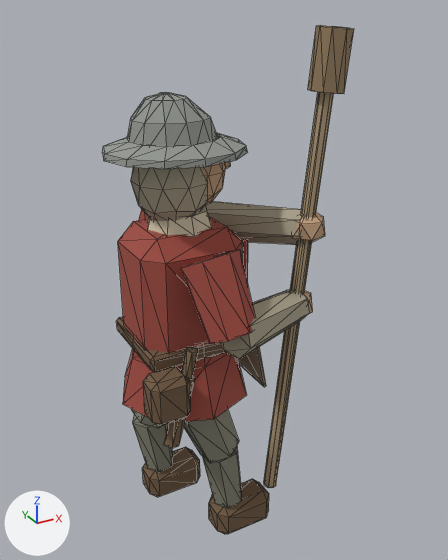
The glTF model assets/3d/models/units/artillery_gunner.glb as it was, and as the next commit left it.
Camera for both pictures: a camera (50 mm lens) standing at (-0.89, -1.96, 2.06) and looking at (0.17, -0.02, 1.09). Every picture has the same lights, and +X, +Y and +Z are marked at lower left. The older version comes first. Mesh edges are drawn as thin lines. Vertices at exactly the same position are counted once.

The first picture shows 'artillery_gunner_hose', 'artillery_gunner_leather', 'artillery_gunner_linen', 'artillery_gunner_oak', 'artillery_gunner_oak_light', 'artillery_gunner_padded_linen', 'artillery_gunner_skin', 'artillery_gunner_steel', 'artillery_gunner_team_cloth' and 1 more.
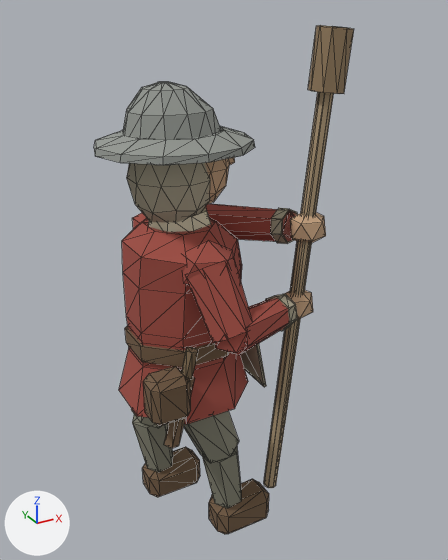
Where the change shows, as pixel boxes [x1, y1, x2, y2] in the pictures (448 x 560 px; the box of a moved part takes in the faces that stretch with it):
'artillery_gunner_team_cloth', reshaped (29% wider)
    before: [118, 209, 255, 421]
    after: [119, 204, 296, 424]
'artillery_gunner_padded_linen', reshaped
    before: [131, 167, 310, 387]
    after: [127, 163, 298, 387]
'artillery_gunner_steel', reshaped (11% wider, 9% taller)
    before: [102, 93, 247, 169]
    after: [94, 82, 255, 165]
'artillery_gunner_leather', reshaped
    before: [117, 317, 269, 534]
    after: [125, 326, 269, 534]
part 1 of me_cube_002, added (brown)
    after: [125, 326, 229, 367]
part 2 of me_cube_002, deleted (brown)
    before: [117, 317, 225, 372]
part 3 of me_cone_007, moved or reshaped
    before: [131, 167, 208, 221]
    after: [127, 163, 211, 223]
part 4 of me_cone_007, moved or reshaped
    before: [220, 290, 310, 358]
    after: [266, 294, 298, 331]
part 5 of me_cone_007, moved or reshaped
    before: [205, 201, 304, 245]
    after: [271, 208, 297, 244]
part 6 of me_gunner_kettle_crown, moved or reshaped
    before: [128, 93, 218, 146]
    after: [123, 82, 221, 139]
part 7 of me_gunner_kettle_crown, moved or reshaped
    before: [102, 133, 247, 169]
    after: [94, 126, 255, 165]
part 8 of me_cube_001, added (red)
    after: [183, 240, 233, 285]
part 9 of me_cube_001, added (red)
    after: [215, 332, 248, 354]
part 10 of me_cube_001, added (mostly hidden)
    after: [133, 213, 146, 229]
part 11 of me_cube_001, rebuilt
    before: [118, 217, 242, 353]
    after: [122, 217, 242, 350]
part 12 of me_cube_001, rebuilt
    before: [123, 341, 246, 421]
    after: [119, 347, 248, 424]
part 13 of me_cube_001, rebuilt (11% narrower, 10% shorter)
    before: [181, 249, 255, 344]
    after: [185, 258, 251, 343]
part 14 of me_cube_001, rebuilt (not visible afterwards)
    before: [138, 209, 149, 221]
part 15 of me_cube_001, added (red)
    after: [235, 298, 289, 355]
part 16 of me_cube_001, added (red)
    after: [206, 204, 296, 242]
part 17 of me_cube_001, deleted
    before: [242, 239, 248, 283]

Diff of the bpy script that builds the scene:
```diff
--- a/assets/3d/models/units/artillery_gunner.glb.py
+++ b/assets/3d/models/units/artillery_gunner.glb.py
@@ me_cube_002 @@
-me_cube_002.from_pydata(...)  # 130 vertices, 236 faces; spans x -0.245..0.292, y -0.285..0.3, z 0.0..0.933
+me_cube_002.from_pydata(...)  # 122 vertices, 220 faces; spans x -0.245..0.293, y -0.285..0.3, z 0.0..0.93
+# me_cube_002 part 1: a new loose piece, an 8-sided cylinder along z spanning x -0.206..0.216, y -0.196..0.196, z 0.865..0.93, in mat_leather (brown #735b44)
+# me_cube_002 part 2: the loose piece of 24 vertices spanning x -0.207..0.228, y -0.185..0.185, z 0.867..0.933 is deleted
 me_cube_002.materials.append(mat_leather)
@@ me_cone_007 @@
-me_cone_007.from_pydata(...)  # 78 vertices, 140 faces; spans x -0.16..0.464, y -0.42..0.314, z 0.638..1.685
+me_cone_007.from_pydata(...)  # 78 vertices, 140 faces; spans x -0.173..0.435, y -0.33..0.151, z 0.638..1.71
+# me_cone_007 part 3: the loose piece of 42 vertices spanning x -0.16..0.11, y -0.14..0.14, z 1.335..1.685 is scaled about its middle by 1.08, then moved by (-0.002, 0.0, 0.011)
+# me_cone_007 part 4: 14 of 78 vertices moved; they spanned x 0.004..0.389, y -0.42..-0.17, z 0.963..1.126 and now span x 0.235..0.318, y -0.33..-0.192, z 0.972..1.101; mean shift (0.077, 0.025, -0.002); largest move (0.039, -0.376, 0.963) -> (0.263, -0.296, 0.972)
+# me_cone_007 part 5: 14 of 78 vertices moved; they spanned x 0.104..0.464, y -0.257..0.314, z 1.173..1.394 and now span x 0.297..0.435, y -0.19..-0.094, z 1.252..1.385; mean shift (0.074, -0.167, 0.026); largest move (0.238, 0.314, 1.303) -> (0.403, -0.094, 1.355)
 me_cone_007.materials.append(mat_padded_linen)
@@ me_gunner_kettle_crown @@
-me_gunner_kettle_crown.from_pydata(...)  # 84 vertices, 160 faces; spans x -0.264..0.248, y -0.232..0.232, z 1.6..1.8
+me_gunner_kettle_crown.from_pydata(...)  # 84 vertices, 160 faces; spans x -0.292..0.274, y -0.257..0.257, z 1.618..1.834
+# me_gunner_kettle_crown part 6: the loose piece of 48 vertices spanning x -0.181..0.157, y -0.155..0.155, z 1.615..1.8 is scaled about its middle by 1.08, then moved by (-0.001, 0.0, 0.027)
+# me_gunner_kettle_crown part 7: 36 of 84 vertices moved; they spanned x -0.264..0.248, y -0.232..0.232, z 1.6..1.654 and now span x -0.292..0.274, y -0.257..0.257, z 1.618..1.677; mean shift (-0.001, 0.0, 0.02); largest move (-0.258, 0.0, 1.623) -> (-0.285, 0.0, 1.643)
 me_gunner_kettle_crown.materials.append(mat_steel)
@@ me_cube_001 @@
-me_cube_001.from_pydata(...)  # 100 vertices, 172 faces; spans x -0.265..0.265, y -0.419..0.364, z 0.65..1.391
+me_cube_001.from_pydata(...)  # 216 vertices, 368 faces; spans x -0.245..0.429, y -0.409..0.353, z 0.65..1.379
+# me_cube_001 part 8: a new loose piece, an icosphere of 20 faces spanning x -0.094..0.094, y -0.31..-0.14, z 1.16..1.35, in mat_team_cloth (red #a24d42)
+# me_cube_001 part 9: a new loose piece, an icosphere of 20 faces spanning x -0.036..0.096, y -0.403..-0.277, z 0.966..1.114, in mat_team_cloth (red #a24d42)
+# me_cube_001 part 10: a new loose piece, an icosphere of 20 faces spanning x -0.094..0.094, y 0.14..0.31, z 1.16..1.35, in mat_team_cloth (red #a24d42)
+# me_cube_001 part 11: the loose piece of 24 vertices spanning x -0.2..0.2, y -0.175..0.175, z 0.86..1.34 is rebuilt with 40 vertices and now spans x -0.199..0.218, y -0.226..0.226, z 0.84..1.35
+# me_cube_001 part 12: the loose piece of 24 vertices spanning x -0.265..0.265, y -0.255..0.255, z 0.65..0.94 is rebuilt with 24 vertices and now spans x -0.245..0.245, y -0.236..0.236, z 0.65..0.94
+# me_cube_001 part 13: the loose piece of 14 vertices spanning x -0.107..0.111, y -0.419..-0.133, z 1.006..1.331 is rebuilt with 14 vertices and now spans x -0.091..0.1, y -0.406..-0.145, z 1.006..1.3
+# me_cube_001 part 14: the loose piece of 14 vertices spanning x -0.032..0.209, y 0.127..0.364, z 1.17..1.391 is rebuilt with 14 vertices and now spans x -0.027..0.202, y 0.139..0.353, z 1.172..1.347
+# me_cube_001 part 15: a new loose piece of 14 vertices spanning x 0.007..0.316, y -0.409..-0.198, z 0.973..1.114, in mat_team_cloth (red #a24d42)
+# me_cube_001 part 16: a new loose piece of 14 vertices spanning x 0.115..0.429, y -0.187..0.309, z 1.184..1.379, in mat_team_cloth (red #a24d42)
+# me_cube_001 part 17: the loose piece of 8 vertices spanning x 0.199..0.223, y -0.127..-0.103, z 0.96..1.28 is deleted
+# other edits to the shape of me_cube_001 do not show in these pictures
 me_cube_001.materials.append(mat_team_cloth)
```
